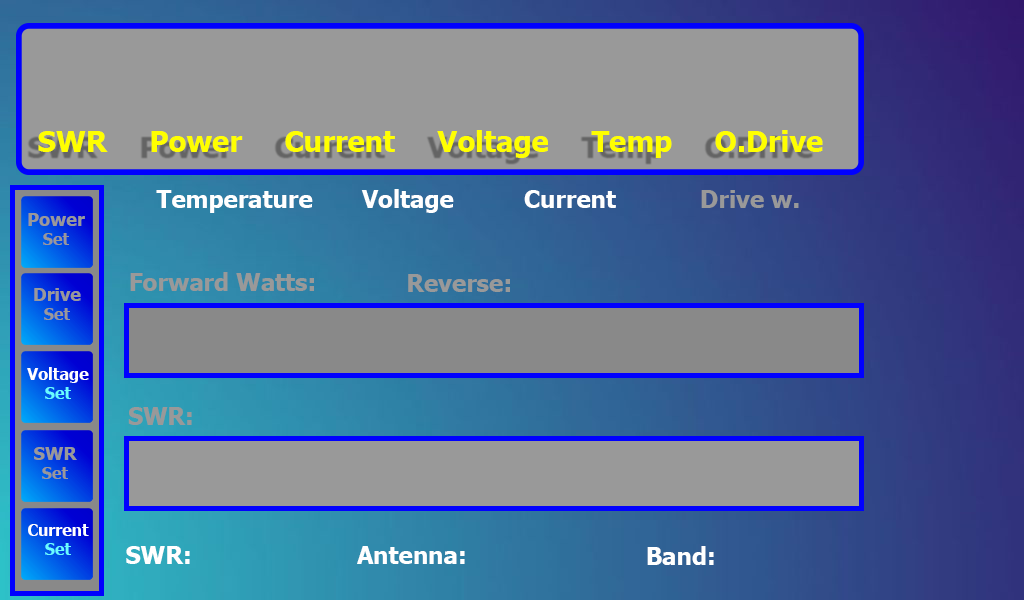
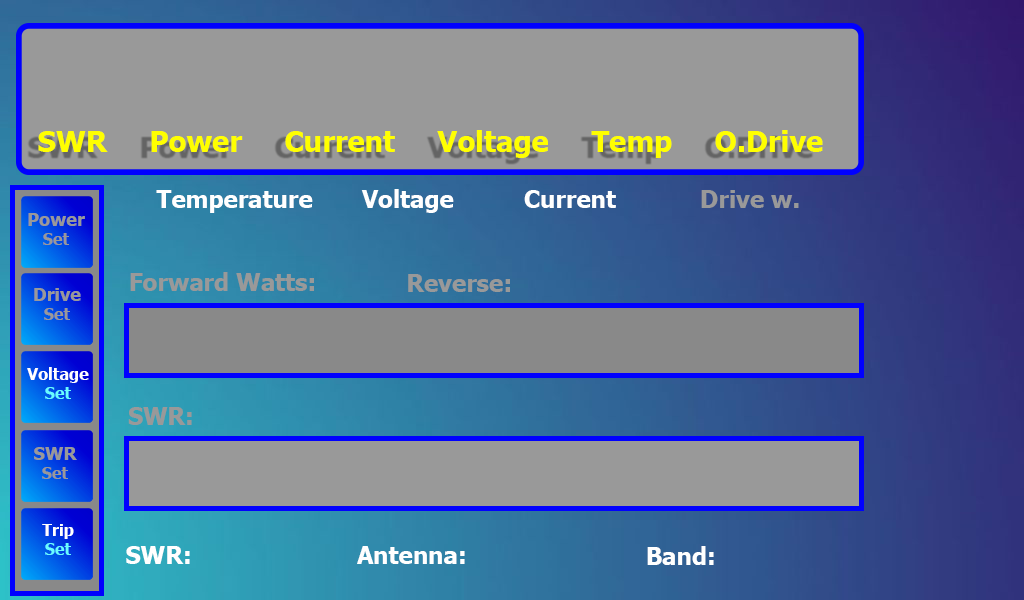
Layers edited between the first and the second 1024 × 600 image:
renamed "Current Set" to "Trip Set", painted on it over [28, 524, 89, 539]
